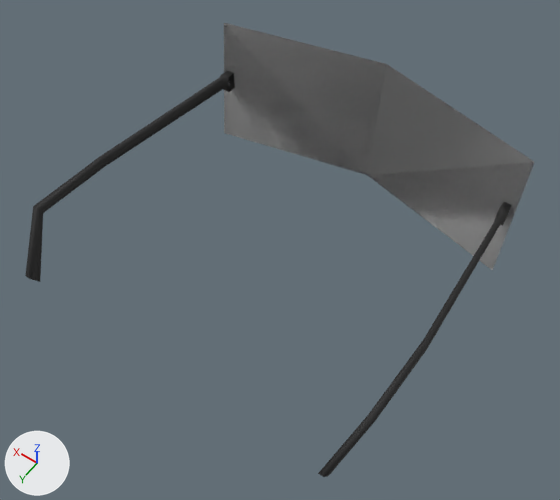
The FBX model Assets/_3D_Assets_/Avatares/FBX/Meshes/MComplemento01.FBX as it was, and as the next commit left it.
Rendered twice from a camera (50 mm lens) standing at (-0.1062, 0.1076, 1.7002) and looking at (-0.0035, -0.0361, 1.4744). The axes (+X, +Y, +Z) are drawn at lower left. The lights are the same throughout. Where no turn or scale is listed for an object, it has been applied to the vertices.

Objects in the first picture: 'mujer_gafas'.
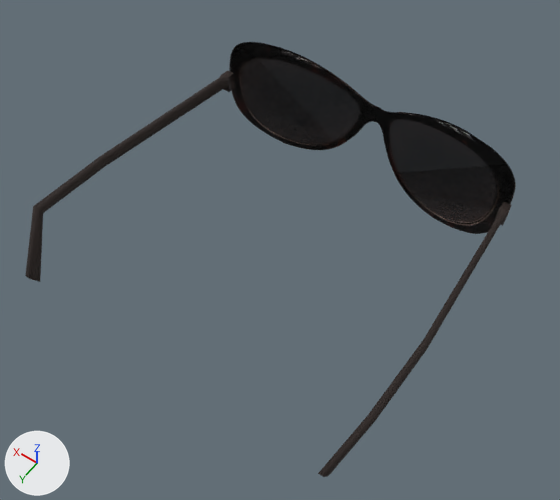
Location of each change, [x1, y1, x2, y2] in pixels of the pictures (560 x 500 px):
'mujer_gafas', recoloured, surface changed (grey to black)
    both: [32, 23, 534, 435]
part 1 of me_mesh, recoloured (grey to black)
    both: [230, 42, 515, 234]
part 2 of me_mesh, surface changed
    both: [25, 71, 512, 477]

The change, as a list of edits to the scene's bpy script:
```text
Add img_mujer_gafas01_png:
    img_mujer_gafas01_png = load_image('mujer_gafas01.png', '../../Materiales/mujer_gafas01.png', 1024, 512, 'sRGB')
Add mat_material__42:
    mat_material__42 = principled_material('Material #42')
    mat_material__42.texture = img_mujer_gafas01_png  # with its transparency
    mat_material__42.roughness = 0.859
Change me_mesh:
    where me_mesh.from_pydata(...)  # 57 vertices, 46 faces; spans x -0.0704..0.0704, y -0.1115..0.0264, z 1.451..1.5091
    used by ob_mujer_gafas; location = (0.0, 0.0, 0.0)
    remove me_mesh.materials.append(mat_06___default)  # black #1c1c1c
    me_mesh part 1: all 4 faces that had it switch from mat_material__3178 (light grey #cacaca) to mat_material__42 (picture img_mujer_gafas01_png)
    me_mesh part 2: texture (UV) coordinates of 42 of 46 faces, centred in x -0.0703..0.0703, y -0.0949..0.0248, z 1.471..1.4919, changed; they spanned u 0.27..0.29, v 0.0..1.12 and now span u 0.15..0.16, v 0.37..0.55
```
